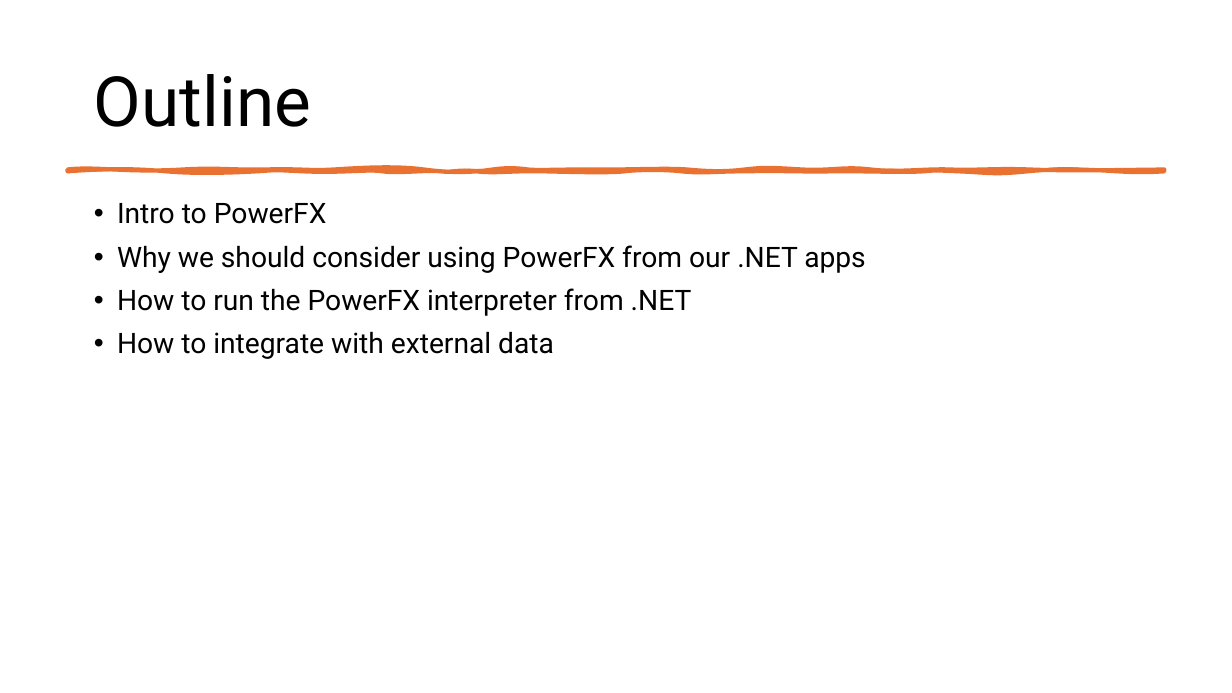
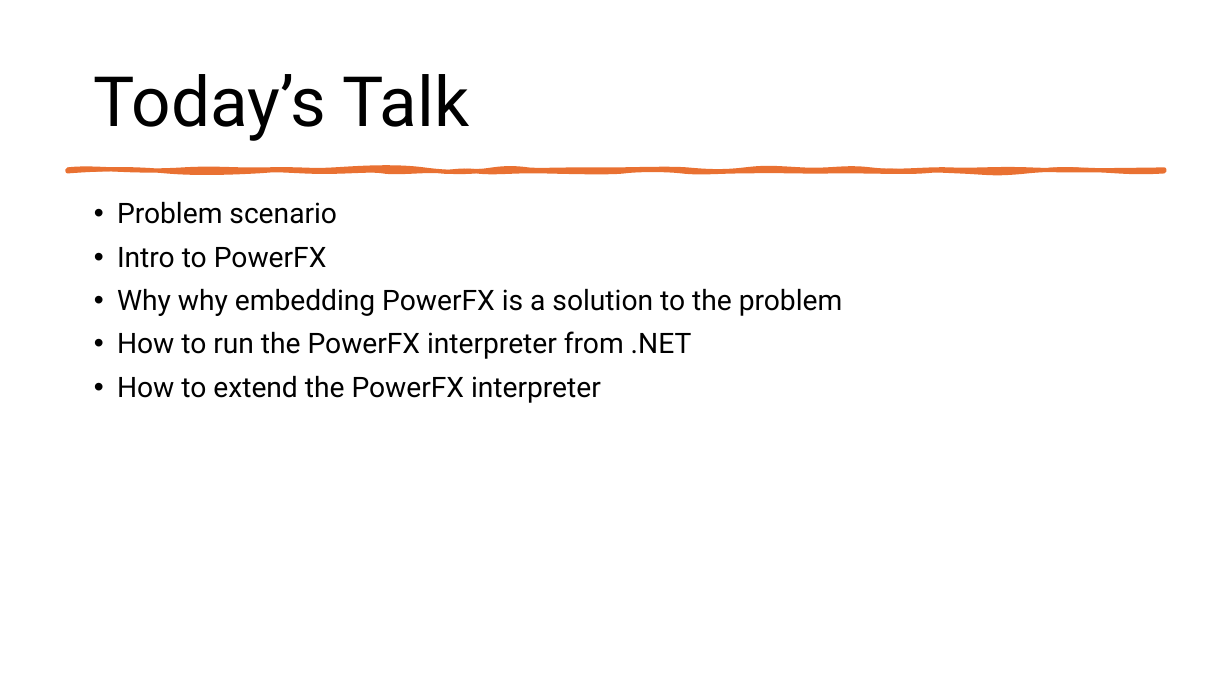
Before and after one commit to TheJuanitoLearnsShow/PuppyDataMapper, a slide deck: slide 3 of src-powerfx/slides/PowerFX embedding session.pptx (slide 2 before the commit). Drawn at 1232x693 pixels with LibreOffice and Linux fonts; fonts in the diff are those of the drawing. Boxes give left, top, right and bottom in pixels: in the first picture for what was removed or moved away, otherwise in the second. Text is boxed around its words. In the diff, an @@ line names an element or a change of style, - is before the commit and + after.

```diff
--- a/src-powerfx/slides/PowerFX embedding session.pptx
+++ b/src-powerfx/slides/PowerFX embedding session.pptx
@@ title at <box>94,74,469,141</box>: text changed @@
-Outline
+Today’s Talk
@@ text at <box>117,201,337,224</box>: paragraph added @@
+• Problem scenario
@@ text at <box>117,288,843,316</box>: text changed @@
-• Why we should consider using PowerFX from our .NET apps
+• Why why embedding PowerFX is a solution to the problem
@@ text at <box>117,375,601,403</box>: text changed @@
-• How to integrate with external data
+• How to extend the PowerFX interpreter
```
Also in this commit, not shown: 2 other slides changed, 7 slides added.
